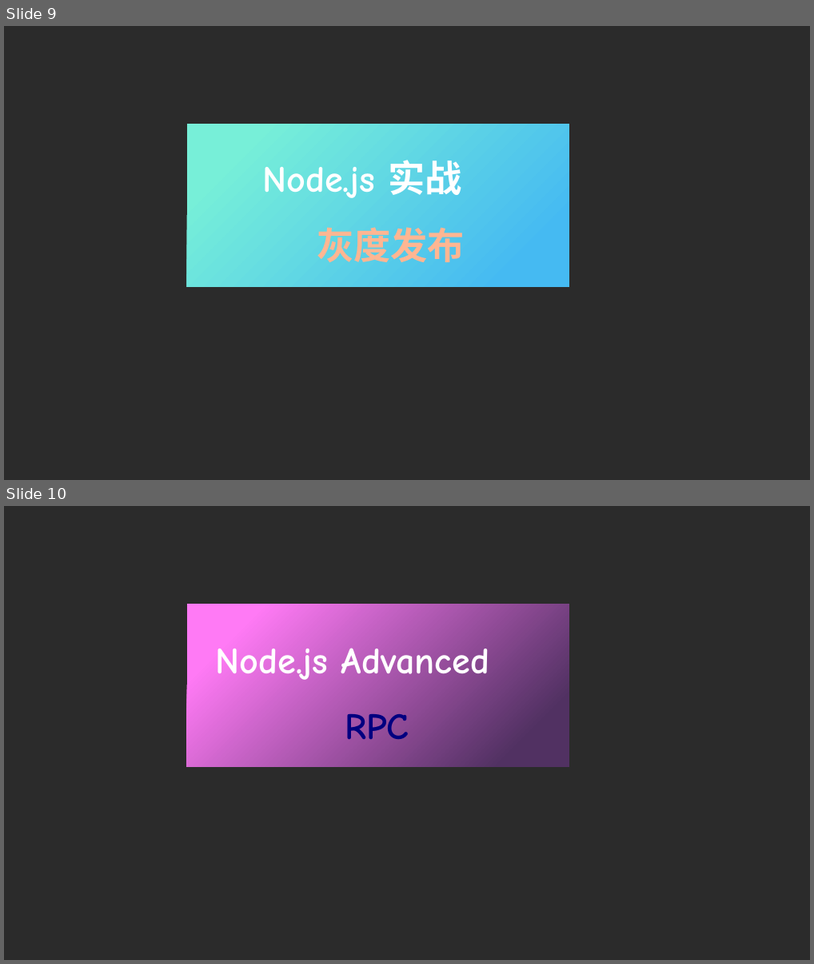
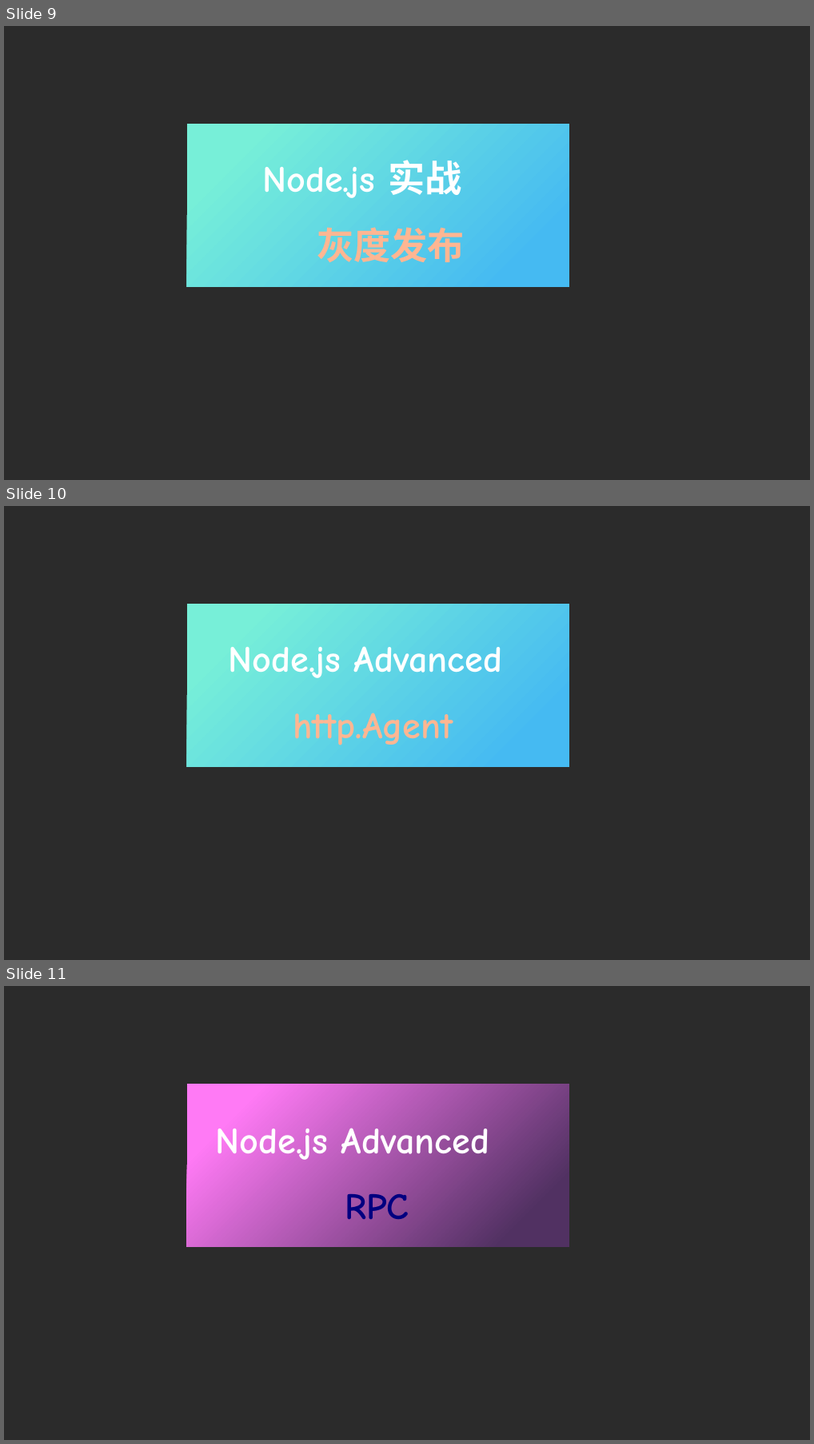
Before and after one commit to ParadeTo/blog, a slide deck: 公众号封面.pptx. Shown one above the other, each under a label of ours: slides 9 and 10 before the commit, slides 9, 10 and 11 after it. The pictures are 814x964 and 814x1444 pixels, drawn with LibreOffice and Linux fonts; fonts in the diff are those of the drawing; background and template pictures are left out; a plain dark background stands for a picture behind light text. Boxes give left, top, right and bottom in pixels: in the first picture for what was removed or moved away, otherwise in the second. Text is boxed around its words. In the diff, an @@ line names an element or a change of style, - is before the commit and + after.

Commit message:
add nodejs http agent

```diff
--- a/公众号封面.pptx
+++ b/公众号封面.pptx
@@ slide 10 added at (4,506,810,960), background picture (left out) @@
@@ rectangle added at (186,604,569,767), fill gradient #77EFD8 to #45BAF2 @@
@@ text added at (229,646,503,678), 44 pt, text #FFFFFF, bold @@
+Node.js Advanced
@@ text added at (293,712,454,745), 44 pt, text #FEB692, bold @@
+http.Agent
@@ what was slide 10 is now slide 11 @@
```
Also in this commit, not shown: 4 other files.
